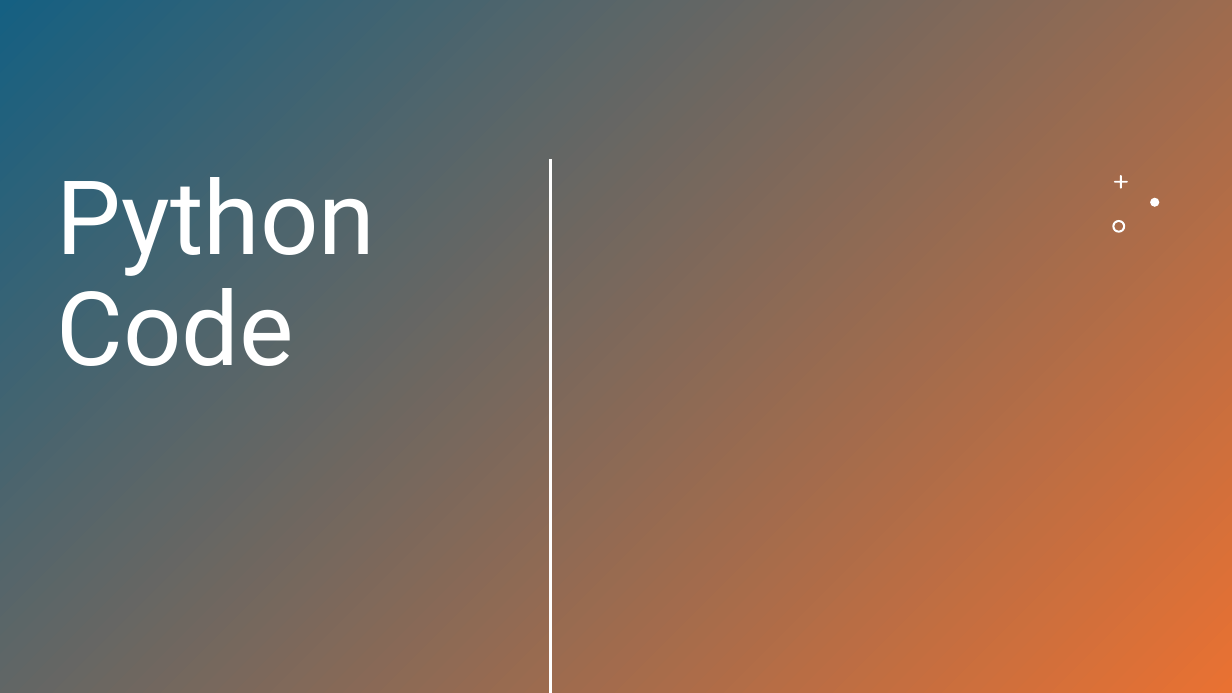
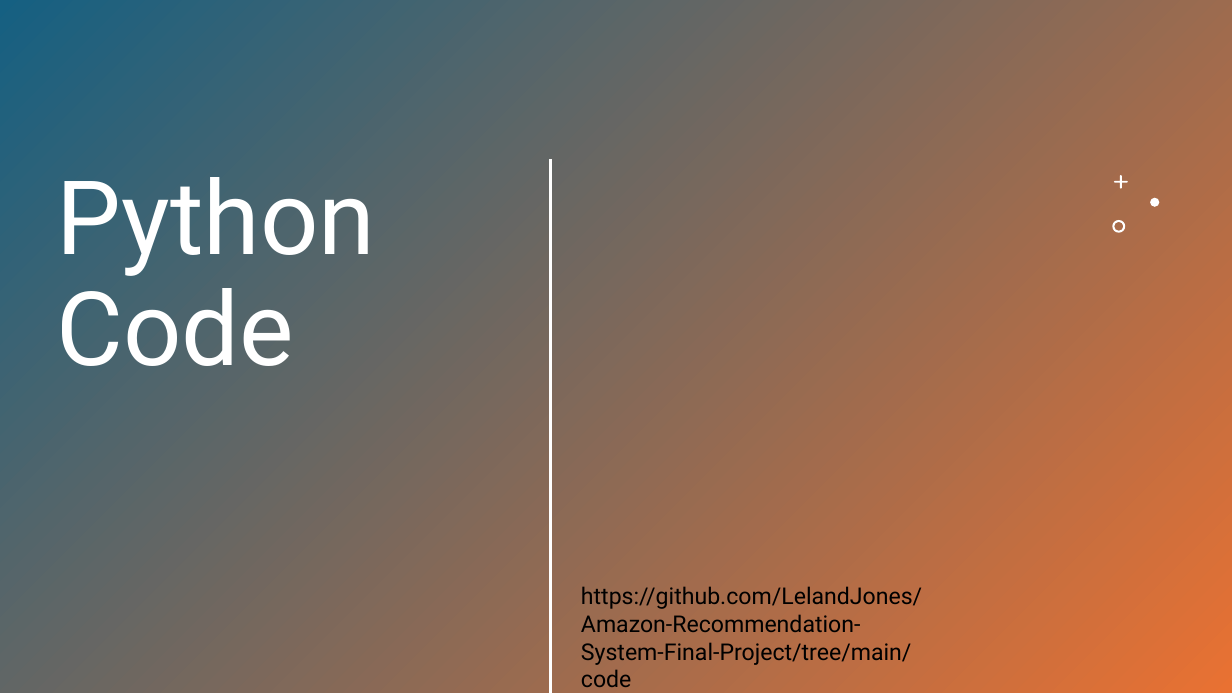
Before and after one commit to LelandJones/Amazon-Recommendation-System-Final-Project, a slide deck: slide 11 of slides/Amazon Recommendation System.pptx. Drawn at 1232x693 pixels with LibreOffice and Linux fonts; fonts in the diff are those of the drawing; background and template pictures are left out; a plain dark background stands for a picture behind light text. Boxes give left, top, right and bottom in pixels: in the first picture for what was removed or moved away, otherwise in the second. Text is boxed around its words. In the diff, an @@ line names an element or a change of style, - is before the commit and + after.

```diff
--- a/slides/Amazon Recommendation System.pptx
+++ b/slides/Amazon Recommendation System.pptx
@@ rectangle removed at <box>0,0,1232,693</box> @@
@@ text added at <box>581,586,922,665</box>, 18 pt, text #000000 @@
+https://github.com/LelandJones/Amazon-Recommendation-System-Final-Project/tree/main/code
```
Also in this commit, not shown: 1 other file.
